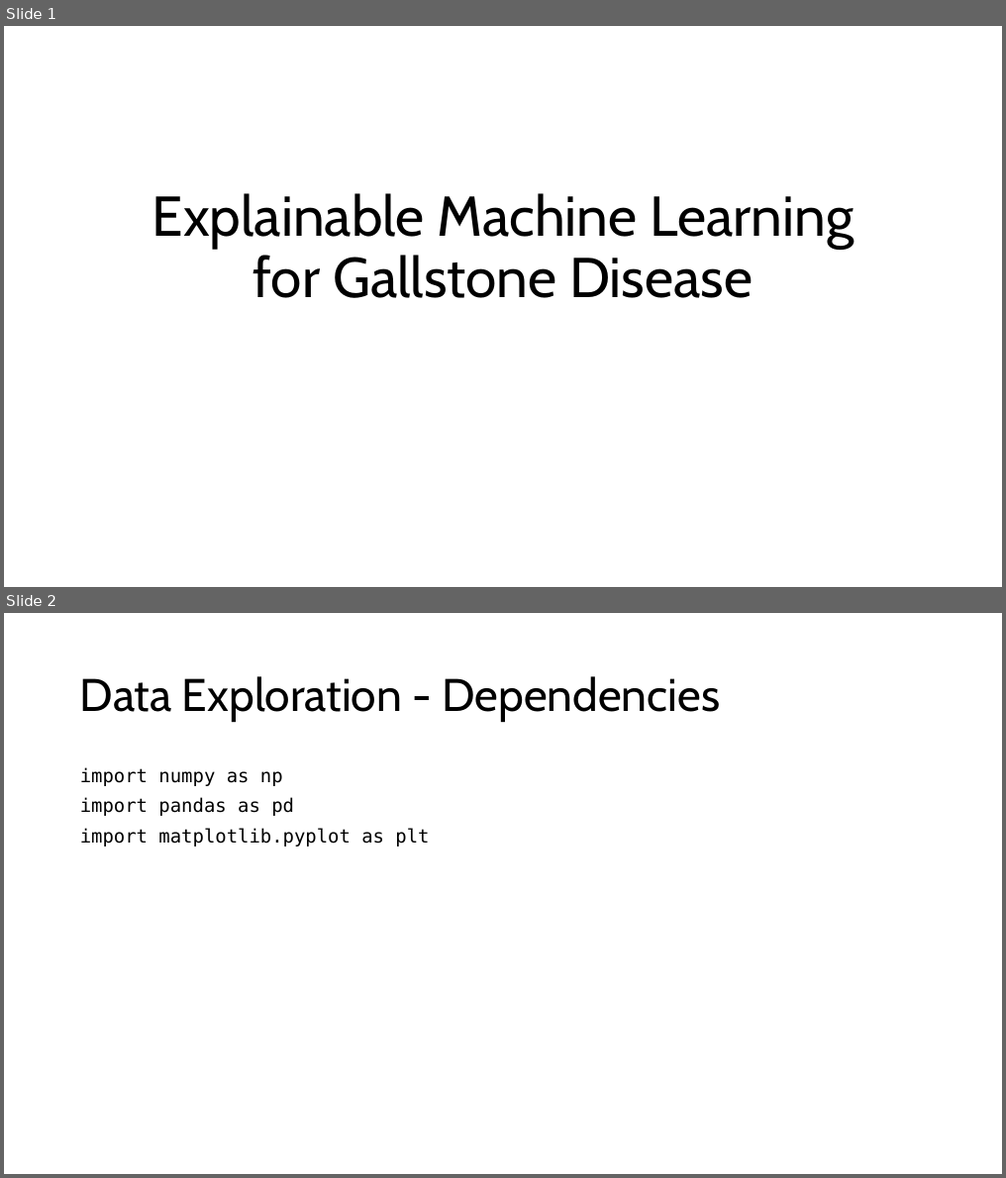
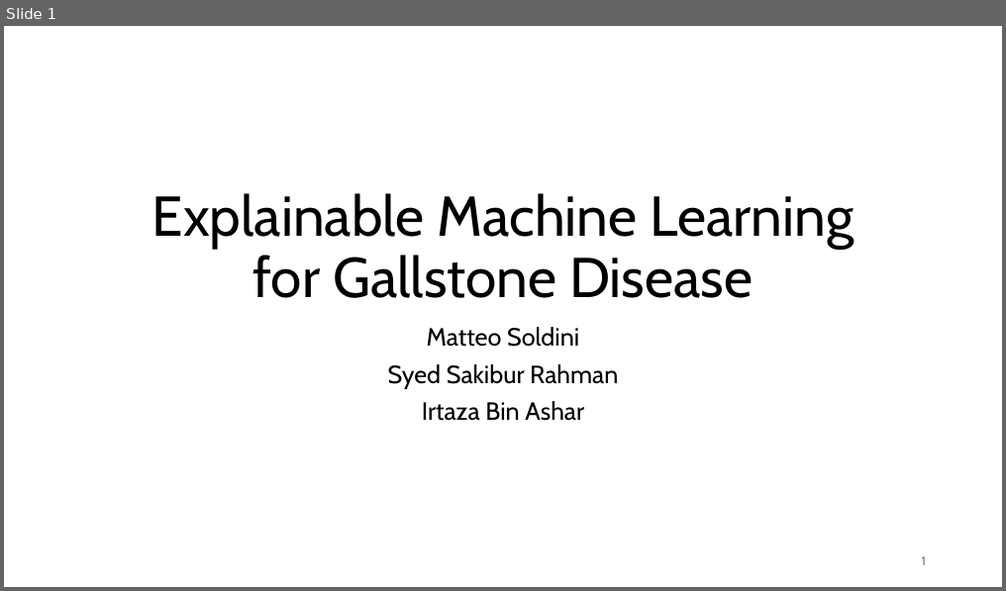
Before and after one commit to MatteoSoldini/DAT540_project, a slide deck: presentation.pptx. Shown one above the other, each under a label of ours: slides 1 and 2 before the commit, slide 1 after it. The pictures are 1006x1178 and 1006x591 pixels, drawn with LibreOffice and Linux fonts; fonts in the diff are those of the drawing. Boxes give left, top, right and bottom in pixels: in the first picture for what was removed or moved away, otherwise in the second. Text is boxed around its words. In the diff, an @@ line names an element or a change of style, - is before the commit and + after.

```diff
--- a/presentation.pptx
+++ b/presentation.pptx
@@ slide 2 removed at [4, 613, 1002, 1174], background #FFFFFF @@
@@ title removed at [80, 676, 720, 722] @@
-Data Exploration - Dependencies
@@ text removed at [80, 767, 429, 847] @@
-import numpy as np
-import pandas as pd
-import matplotlib.pyplot as plt
@@ slide 1 changed as well @@
@@ subtitle added at [388, 327, 618, 421], 24 pt, text #000000 @@
+Matteo Soldini
+Syed Sakibur Rahman
+Irtaza Bin Ashar
@@ page number added at [922, 557, 926, 566], 12 pt, text #797979 @@
+1
```
Also in this commit, not shown: 4 other slides changed, 4 slides added, 2 other slides removed, 1 other file.
